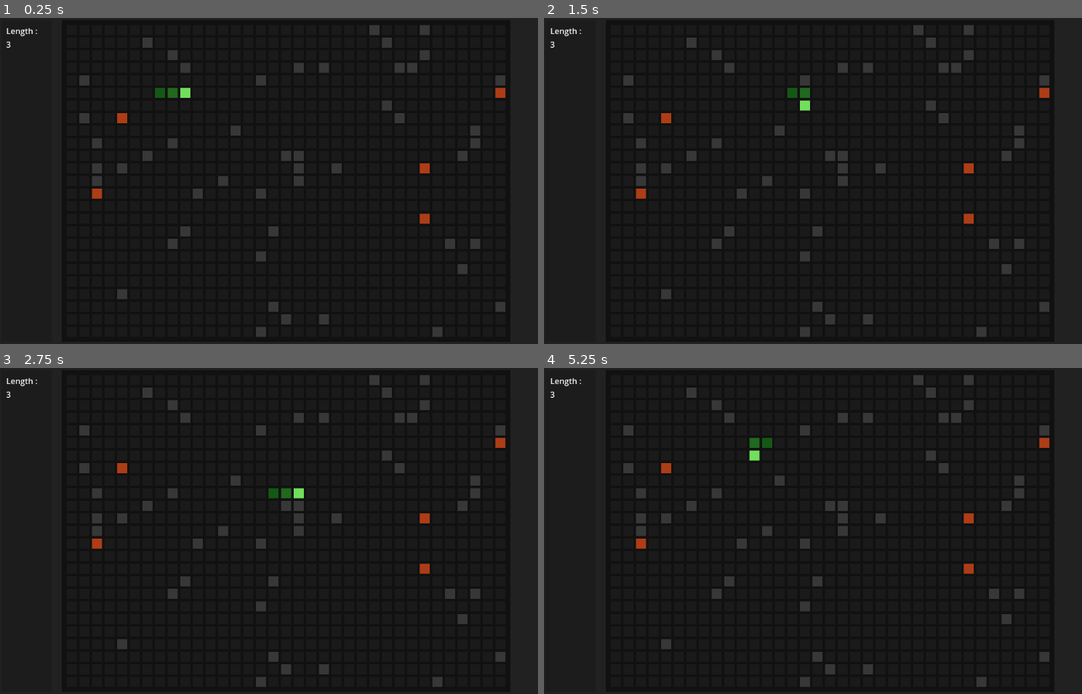
Above: before the commit, frames 1-4 (two rows, left to right).
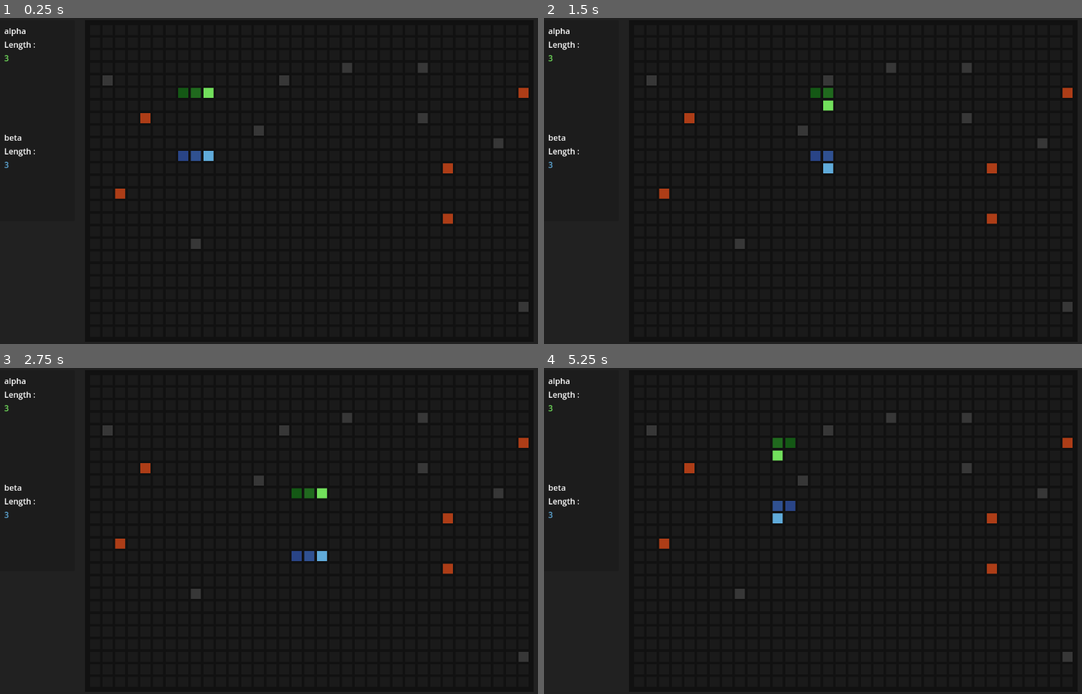
Above: after the commit, the same moments.

Repository: emecdelam/multiplayer_snake
Game: Godot game, scene res://scenes/main_game.tscn
Same seed, same stepped clock (60 frames per second), same inputs: the game is played once before the commit and once after it.
Inputs:
- Up to frame 1 (0.25 s): no input
- Up to frame 2 (1.5 s): hold Right (move_right) 0.53-1.28 s; hold Down (move_down) from 1.28 s (still down)
- Up to frame 3 (2.75 s): release Down (move_down) at 2.03 s; hold Right (move_right) from 2.03 s (still down)
- Up to frame 4 (5.25 s): release Right (move_right) at 2.78 s; hold Up (move_up) 2.78-3.53 s; hold Left (move_left) 3.53-5.03 s; hold Down (move_down) from 5.03 s (still down)

The runs differ from the first frame. In frame 1, 4.4% of the frame differs, in the area x 0-99%, y 2-98%; in frame 2, 4.4%; in frame 3, 4.4%; in frame 4, 4.5%.

Commit message:
playable single player 2 snakes

Diff:
--- a/scenes/cell.tscn
+++ b/scenes/cell.tscn
@@ -1,10 +1,10 @@
 [gd_scene load_steps=2 format=3 uid="uid://dmee1ayniffg3"]
 
-[ext_resource type="Script" path="res://scripts/cell.gd" id="1_ged2e"]
+[ext_resource type="Script" path="res://scripts/game/cell.gd" id="1_834iv"]
 
 [node name="ColorRect" type="ColorRect"]
 custom_minimum_size = Vector2(2, 2)
 offset_right = 40.0
 offset_bottom = 40.0
 color = Color(0.215686, 0.215686, 0.215686, 1)
-script = ExtResource("1_ged2e")
+script = ExtResource("1_834iv")
--- a/scenes/main_game.tscn
+++ b/scenes/main_game.tscn
@@ -1,6 +1,6 @@
 [gd_scene load_steps=4 format=3 uid="uid://bujagclxbif11"]
 
-[ext_resource type="Script" path="res://scripts/main_game.gd" id="1_c2hxe"]
+[ext_resource type="Script" path="res://scripts/game/main_game.gd" id="1_c2hxe"]
 
 [sub_resource type="StyleBoxFlat" id="StyleBoxFlat_fjvs4"]
 bg_color = Color(0.129412, 0.129412, 0.129412, 1)
@@ -42,10 +42,12 @@
 theme_override_constants/separation = 20
 
 [node name="VBoxContainer" type="VBoxContainer" parent="Panel/MarginContainer/HBoxContainer"]
+custom_minimum_size = Vector2(0, 400)
 layout_mode = 2
+size_flags_vertical = 0
 
 [node name="Panel" type="Panel" parent="Panel/MarginContainer/HBoxContainer/VBoxContainer"]
-custom_minimum_size = Vector2(100, 200)
+custom_minimum_size = Vector2(150, 200)
 layout_mode = 2
 size_flags_vertical = 3
 
@@ -57,6 +59,7 @@
 anchor_bottom = 1.0
 grow_horizontal = 2
 grow_vertical = 2
+split_offset = 200
 
 [node name="MarginContainer" type="MarginContainer" parent="Panel/MarginContainer/HBoxContainer/VBoxContainer/Panel/VSplitContainer"]
 custom_minimum_size = Vector2(50, 100)
@@ -67,21 +70,25 @@
 theme_override_constants/margin_right = 10
 theme_override_constants/margin_bottom = 10
 
-[node name="VBoxContainer" type="VBoxContainer" parent="Panel/MarginContainer/HBoxContainer/VBoxContainer/Panel/VSplitContainer/MarginContainer"]
+[node name="VBoxContainer1" type="VBoxContainer" parent="Panel/MarginContainer/HBoxContainer/VBoxContainer/Panel/VSplitContainer/MarginContainer"]
 layout_mode = 2
 
-[node name="Label" type="Label" parent="Panel/MarginContainer/HBoxContainer/VBoxContainer/Panel/VSplitContainer/MarginContainer/VBoxContainer"]
+[node name="name" type="Label" parent="Panel/MarginContainer/HBoxContainer/VBoxContainer/Panel/VSplitContainer/MarginContainer/VBoxContainer1"]
+unique_name_in_owner = true
+layout_mode = 2
+
+[node name="length" type="Label" parent="Panel/MarginContainer/HBoxContainer/VBoxContainer/Panel/VSplitContainer/MarginContainer/VBoxContainer1"]
 layout_mode = 2
 size_flags_vertical = 0
 text = "Length :"
 
-[node name="Label2" type="Label" parent="Panel/MarginContainer/HBoxContainer/VBoxContainer/Panel/VSplitContainer/MarginContainer/VBoxContainer"]
+[node name="score" type="Label" parent="Panel/MarginContainer/HBoxContainer/VBoxContainer/Panel/VSplitContainer/MarginContainer/VBoxContainer1"]
+unique_name_in_owner = true
 layout_mode = 2
 size_flags_vertical = 0
 text = "0"
 
 [node name="MarginContainer2" type="MarginContainer" parent="Panel/MarginContainer/HBoxContainer/VBoxContainer/Panel/VSplitContainer"]
-visible = false
 custom_minimum_size = Vector2(50, 100)
 layout_mode = 2
 size_flags_vertical = 0
@@ -90,15 +97,20 @@
 theme_override_constants/margin_right = 10
 theme_override_constants/margin_bottom = 10
 
-[node name="VBoxContainer" type="VBoxContainer" parent="Panel/MarginContainer/HBoxContainer/VBoxContainer/Panel/VSplitContainer/MarginContainer2"]
+[node name="VBoxContainer2" type="VBoxContainer" parent="Panel/MarginContainer/HBoxContainer/VBoxContainer/Panel/VSplitContainer/MarginContainer2"]
 layout_mode = 2
 
-[node name="Label" type="Label" parent="Panel/MarginContainer/HBoxContainer/VBoxContainer/Panel/VSplitContainer/MarginContainer2/VBoxContainer"]
+[node name="name_2" type="Label" parent="Panel/MarginContainer/HBoxContainer/VBoxContainer/Panel/VSplitContainer/MarginContainer2/VBoxContainer2"]
+unique_name_in_owner = true
+layout_mode = 2
+
+[node name="length" type="Label" parent="Panel/MarginContainer/HBoxContainer/VBoxContainer/Panel/VSplitContainer/MarginContainer2/VBoxContainer2"]
 layout_mode = 2
 size_flags_vertical = 0
 text = "Length :"
 
-[node name="Label2" type="Label" parent="Panel/MarginContainer/HBoxContainer/VBoxContainer/Panel/VSplitContainer/MarginContainer2/VBoxContainer"]
+[node name="score_2" type="Label" parent="Panel/MarginContainer/HBoxContainer/VBoxContainer/Panel/VSplitContainer/MarginContainer2/VBoxContainer2"]
+unique_name_in_owner = true
 layout_mode = 2
 size_flags_vertical = 0
 text = "0"
@@ -117,7 +129,6 @@
 border_size = null
 number_cell_x = null
 number_cell_y = null
-human_game = null
 number_fruits = null
 number_walls = null
 player_length = null
--- a/scenes/test.tscn
+++ /dev/null
@@ -1,6 +0,0 @@
-[gd_scene load_steps=2 format=3 uid="uid://dbqa85t1pgrvs"]
-
-[ext_resource type="Script" path="res://scripts/test_script.gd" id="1_yupfh"]
-
-[node name="Node" type="Node"]
-script = ExtResource("1_yupfh")
--- /dev/null
+++ b/scripts/communication/thread_manager.gd
@@ -0,0 +1,11 @@
+extends Node
+
+
+# Called when the node enters the scene tree for the first time.
+func _ready():
+	pass # Replace with function body.
+
+
+# Called every frame. 'delta' is the elapsed time since the previous frame.
+func _process(delta):
+	pass
--- a/scripts/main_game.gd
+++ b/scripts/game/main_game.gd
@@ -7,18 +7,16 @@
 @export var border_size: Vector2 = Vector2(5, 5)
 @export var number_cell_x: int = 35
 @export var number_cell_y: int = 25
-@export var human_game: bool = true
 @export var players: Array[Player]
 @export var number_fruits: int = 5
-@export var number_walls: int = 50
+@export var number_walls: int = 10
 @export var player_length: int = 3
 #--------------------------------------
 # ONREADY
 #--------------------------------------
 @onready var panel_position: Vector2 = position
 @onready var cell: Resource = preload("res://scenes/cell.tscn")
-@onready var label1: Label = get_tree().root.get_node("GUI/Panel/MarginContainer/HBoxContainer/VBoxContainer/Panel/VSplitContainer/MarginContainer/VBoxContainer/Label2")
-@onready var label2: Label = get_tree().root.get_node("GUI/Panel/MarginContainer/HBoxContainer/VBoxContainer/Panel/VSplitContainer/MarginContainer2/VBoxContainer/Label2")
+
 #--------------------------------------
 # GLOBAL VAR
 #--------------------------------------
@@ -32,16 +30,33 @@
 # Default functions
 #--------------------------------------
 func _ready():
+	# Initialize display
+	%name.text = param.player_names[0]
+	%name_2.text = param.player_names[1]
+	%score.add_to_group("score_labels")
+	%score.add_theme_color_override("font_color",param.player_colors[0][0])
+	if len(param.player_colors) > 1:
+		%score_2.add_to_group("score_labels")
+		%score_2.add_theme_color_override("font_color",param.player_colors[1][0])
+	else :
+		print("[WARNING] only updating score for one player")
+
+
 	create_map()
 	create_player()
 	timer  = get_parent().get_node("Timer")
 	map.generate_walls(number_walls)
+	map.print_map_state(players[0],players)
+
 
 
 
 func _process(_delta):
 	if not timer.is_stopped():
 		return
+	for player in players:
+		if not player.alive:
+			return
 	for player in players:
 		var alive = player.move_snake(map)
 		if alive:
@@ -72,17 +87,18 @@
 
 ## Creates the players
 func create_player():
-	for col in param.player_colors:
+	var labels = get_tree().get_nodes_in_group("score_labels")
+	if len(labels) < len(param.player_colors):
+		print("[WARNING] there are less labels than players colors")
+	for i in range(len(param.player_colors)):
 		var player = Player.new()
-		player.initialize_player([Vector2(5,5),Vector2(6,5),Vector2(7,5)],col, map, label1)
+		player.initialize_player(param.spawns[i],param.player_colors[i], param.player_names[i], map, labels[i])
 		players.append(player)
 		add_child(player)
 
-## Creates the spawn regions
-func create_spawn():
-	pass
 
 
 ## Handles the death of any player
 func handle_death_player(player: Player):
-	pass
+	print("[INFO] Player died : "+player.name)
+	player.display_dead_body(map)
--- a/scripts/map.gd
+++ b/scripts/game/map.gd
@@ -40,6 +40,9 @@
 
 ## Changes the color of the cell at {pos} to {color}
 func change_cell_color(pos: Vector2, color: Color):
+	if pos.x >= number_cell_x or pos.x < 0 or pos.y >= number_cell_y or pos.y < 0:
+		print("[WARNING] trying to change a cell outside of the map")
+		return
 	get_cell(pos).color = color
 
 
@@ -48,16 +51,35 @@
 	for i in range(number):
 		# Random position in the scope
 		var pos: Vector2 = Vector2(randi_range(0, number_cell_x-1), randi_range(0, number_cell_y-1))
-
+		if is_in_spawn_region(pos):
+			i-=1
+			continue
 		# Check if the cell has the "good" color, being empty
 		if get_cell(pos).color == param.empty_cell_color:
 			change_cell_color(pos, param.wall_cell_color)
 			wall.append(pos)
-			continue
-
 		# Wrong color cell, if the cell is already occupied
 		else:
-			number -= 1
+			pass
+## A function to determine if the pos in 2 block away from a player, it is optimised by taking profit of the fact that snake are colinear and adjacent
+func is_in_spawn_region(pos: Vector2) -> bool:
+	for spawn in param.spawns:
+		if pos in spawn:
+			return true
+		var start = spawn[0]
+		var end = spawn[-1]
+		if end.x == start.x and end.y == start.y:
+			print("[WARNING] seems like a snake is of length one or as conflicting head and tail, might create error in spawn box")
+		# Calculate bounds of the segment
+		var min_x = min(start.x, end.x) - 1
+		var max_x = max(start.x, end.x) + 1
+		var min_y = min(start.y, end.y) - 1
+		var max_y = max(start.y, end.y) + 1
+
+		# Check if the point is within the expanded bounds
+		if pos.x >= min_x and pos.x <= max_x and pos.y >= min_y and pos.y <= max_y:
+			return true
+	return false
 
 ## Generate the {number} of fruits
 func generate_fruits(number: int):
@@ -101,6 +123,9 @@
 
 ## Changes the cell color at {pos} to the {player}.color
 func add_player_pos(pos: Vector2, player: Player):
+	if pos.x >= number_cell_x or pos.x < 0 or pos.y >= number_cell_y or pos.y < 0:
+		print("[WARNING] trying to create a player outside of the map")
+		return
 	get_cell(pos).color = player.color
 
 ## Return a boolean descibing if a color is in a gradient
@@ -121,5 +146,61 @@
 		print("[WARNING] trying to remove a player cell that didn't belong")
 
 
-func get_map_state():
-	pass
+func dump_helper_analyse_player_array(players: Array[Player], cell_color: Color) -> String:
+	for player:Player in players:
+		if player.color == cell_color:
+			return "b"
+		elif is_color_between(player.color, player.tail_color, cell_color):
+			return "o"
+	return ""
+func dump_map_state(player_a: Player, players: Array[Player]) -> String:
+	var ret = ""
+	for y in range(number_cell_y):
+		for x in range(number_cell_x):
+			var cell_color = get_cell(Vector2(x,y)).color
+			match cell_color:
+				param.empty_cell_color:
+					ret += "0"
+				param.wall_cell_color:
+					ret += "2"
+				param.fruit_cell_color:
+					ret += "1"
+				player_a.color:
+					ret += "a"
+				_ :
+
+					if is_color_between(player_a.color, player_a.tail_color, cell_color):
+						ret += "x,"
+						continue
+					var helper = dump_helper_analyse_player_array(players, cell_color)
+					if helper != "":
+						ret += helper
+					else:
+						print("[WARNING] unknown color : "+str(get_cell(Vector2(x,y))))
+			ret += ","
+		ret += ";"
+
+	return ret
+
+func dump_map_opposite(input: String) -> String:
+	# Special Unicode character unlikely to appear in text
+	var placeholder1 = "\uFFFF"
+	var placeholder2 = "\uFFFE"
+
+	# Replace the first occurrences with placeholders
+	input = input.replace("a", placeholder1)
+	input = input.replace("b", placeholder2)
+	input = input.replace(placeholder1, "b")
+	input = input.replace(placeholder2, "a")
+	input = input.replace("x", placeholder1)
+	input = input.replace("o", placeholder2)
+	input = input.replace(placeholder1, "o")
+	input = input.replace(placeholder2, "x")
+
+	return input
+
+func print_map_state(player_a: Player, players: Array[Player]):
+	var dump = dump_map_state(player_a, players)
+	dump = dump.replace(";","\n")
+	dump = dump.replace(","," ")
+	print(dump)
--- a/scripts/player.gd
+++ b/scripts/game/player.gd
@@ -10,7 +10,7 @@
 var tail_color: Color
 var alive: bool = false
 var score: Label
-var new_inputs: bool = false
+var human: bool = true
 # Directions
 enum Direction { UP, DOWN, LEFT, RIGHT, NULL}
 
@@ -24,16 +24,19 @@
 func _process(delta):
 	if not alive:
 		return
-	check_inputs()
+
+	if human:
+		check_inputs()
 
 
 ## Initialize positions and color for the cells
-func initialize_player(coordinates:Array, panel_colors: Array, map: Map, label:Label):
+func initialize_player(coordinates:Array, panel_colors: Array, player_name: String, map: Map, label: Label):
 	# Initializing variables
 	color = panel_colors[0]
 	tail_color = panel_colors[1]
 	alive = true
 	score = label
+	name = player_name
 	for coor in coordinates:
 		body.append(coor)
 		map.add_player_pos(coor, self)
@@ -55,7 +58,6 @@
 func move_snake(map: Map) -> bool:
 	if not alive:
 		return false
-
 	var snake_head: Vector2 = body[-1]
 	var new_snake_pos: Vector2 = snake_head + match_direction_vector(direction)
 
@@ -76,11 +78,19 @@
 	var tail = body.pop_front()
 	map.remove_player_pos(tail, self)
 	update_player_gradient(map)
-	new_inputs = false
+
 	return true
 
+## The function cleaning up the snake on the map
+func clear_from_map(map: Map):
+	for pos in body:
+		map.remove_player_pos(pos, self)
 
-
+## The function dispalying a dead snake
+func display_dead_body(map: Map):
+	for pos in body:
+		var cell = map.get_cell(pos)
+		cell.modulate = cell.color + Color(0, 0, 0, 0.5)
 
 ## A function to extract the coordinate change from a Direction
 func match_direction_vector(dir: Direction) -> Vector2:
@@ -116,8 +126,6 @@
 
 ## Checks for user inputs, not usefull for ai
 func check_inputs():
-	if new_inputs:
-		return
 	if Input.is_action_pressed("move_up") and direction != Direction.DOWN:
 		new_direction = Direction.UP
 	elif Input.is_action_pressed("move_down") and direction != Direction.UP:
@@ -127,7 +135,6 @@
 	elif Input.is_action_pressed("move_right") and direction != Direction.LEFT:
 		new_direction = Direction.RIGHT
 	direction = new_direction
-	new_inputs = false
 
 
 ## Updates the label used to display the score
@@ -135,10 +142,12 @@
 	score.text = str(len(body))
 
 
+## Updates the color for the player on the map
 func update_player_gradient(map: Map):
 	var colors = generate_gradient(tail_color, color, len(body))
 	for i in range(len(body)):
 		map.change_cell_color(body[i], colors[i])
+
 
 ## Function to generate a list of colors forming a gradient between two colors returns from b to a
 func generate_gradient(color_a: Color, color_b: Color, steps: int) -> Array:
--- a/scripts/parameters.gd
+++ b/scripts/parameters.gd
@@ -1,9 +1,11 @@
 class_name Parameters
 
 
-var player_colors = [[Color("#72DF5C"), Color("#145815")]]
+var player_colors = [[Color("#72DF5C"), Color("#145815")], [Color("#60ABDA"), Color("#294486")]]
 
-
+var spawns = [[Vector2(5,5),Vector2(6,5),Vector2(7,5)],
+              [Vector2(5,10),Vector2(6,10),Vector2(7,10)]]
+var player_names = ["alpha", "beta"]
 
 var number_of_players = len(player_colors)
 var empty_cell_color = Color("#1a1a1a")
Renamed: scripts/cell.gd -> scripts/game/cell.gd
